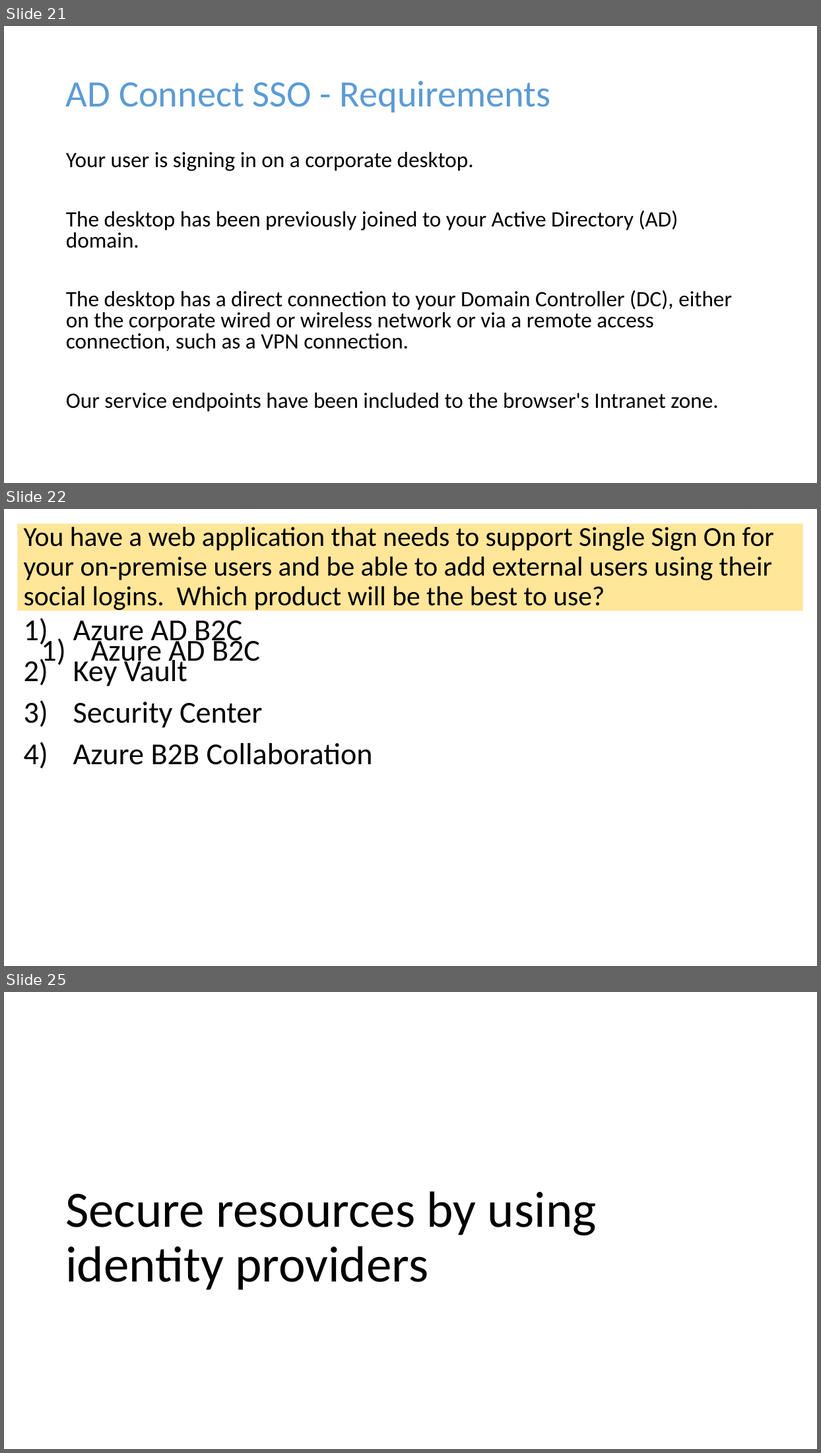
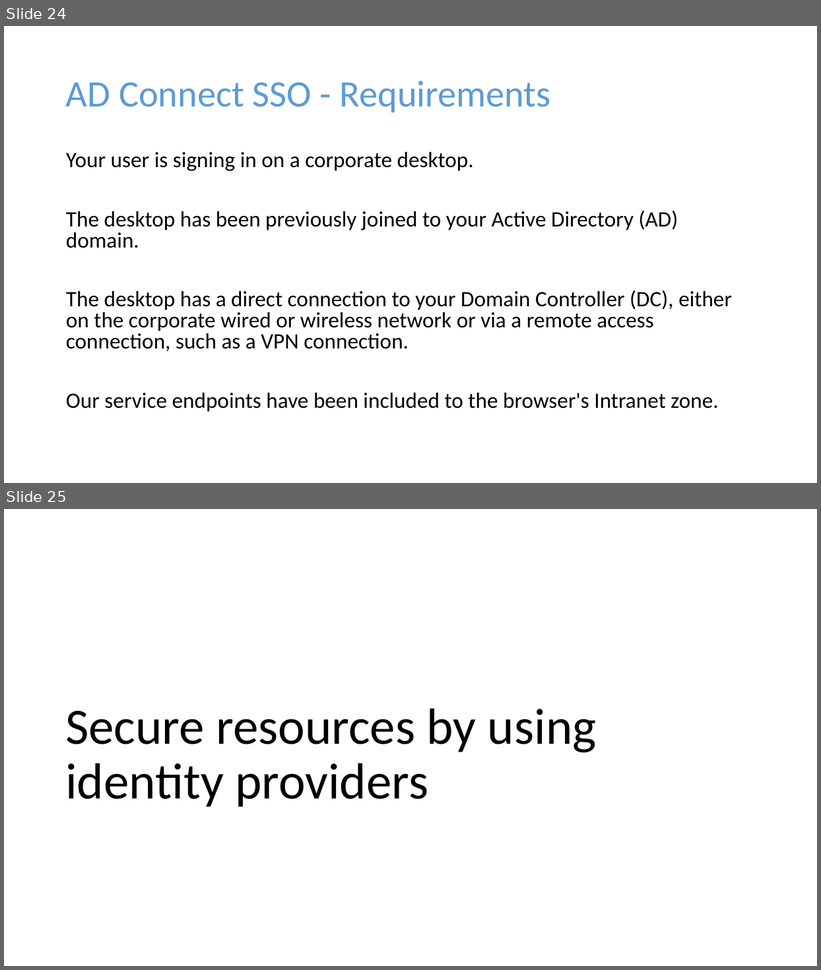
Before and after one commit to dstolts/70-534, a slide deck: Presentations/70-534-Combined-SecuritySlides.pptx. Shown one above the other, each under a label of ours: slides 21, 22 and 25 before the commit, slides 24 and 25 after it; the slides between them are not shown. The pictures are 821x1453 and 821x970 pixels, drawn with LibreOffice and Linux fonts; fonts in the diff are those of the drawing. Boxes give left, top, right and bottom in pixels: in the first picture for what was removed or moved away, otherwise in the second. Text is boxed around its words. In the diff, an @@ line names an element or a change of style, - is before the commit and + after.

```diff
--- a/Presentations/70-534-Combined-SecuritySlides.pptx
+++ b/Presentations/70-534-Combined-SecuritySlides.pptx
@@ slide 22 removed at bbox=[4, 509, 817, 966], background #FFFFFF @@
@@ title removed at bbox=[17, 524, 803, 611] @@
-You have a web application that needs to support Single Sign On for your on-premise users and be able to add external users using their social logins. Which product will be the best to use?
@@ text removed at bbox=[73, 621, 373, 765] @@
-1) Azure AD B2C
-2) Key Vault
-3) Security Center
-4) Azure B2B Collaboration
@@ text removed at bbox=[91, 636, 260, 669] @@
-1) Azure AD B2C
@@ what was slide 21 is now slide 24 @@
```
Also in this commit, not shown: 3 slides added, 2 other slides removed.
